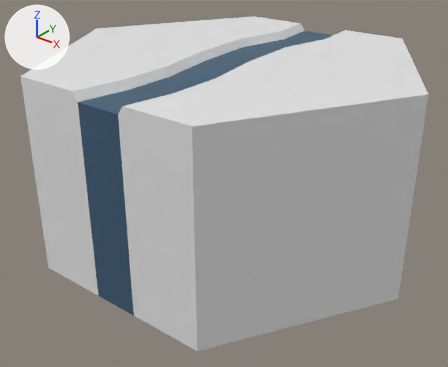
Two versions of the Blender file SourceAssets/Tiles/Hexagons0-3/Hexagon0-3.blend, one commit apart.
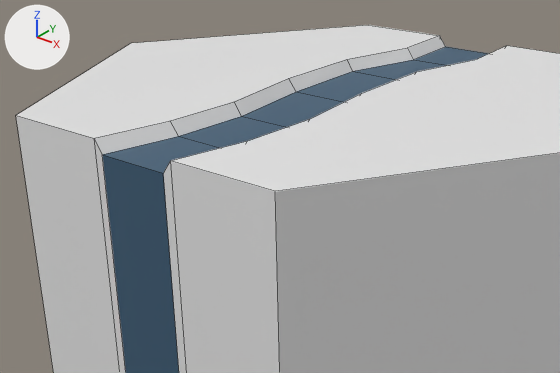
Old and new are each drawn whole from a camera (50 mm lens) standing at (9.3, -11.93, 3.83) and looking at (0.09, -0.43, -3.31) and again close up on the part from 2% to 85% of the width and 0% to 67% of the height. Every picture has the same lights, and +X, +Y and +Z are marked at upper left. The first two pictures are the older version. The close-ups show mesh edges as thin lines. The same objects are shown in both versions, whatever each file hides.

Objects in the first close-up: 'Hex2_1'.
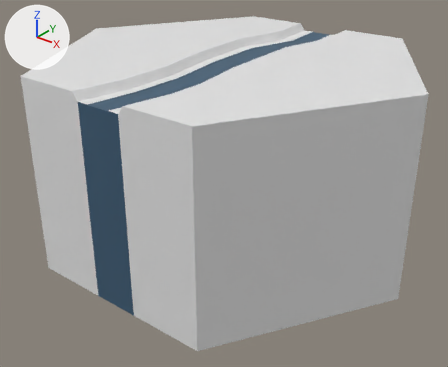
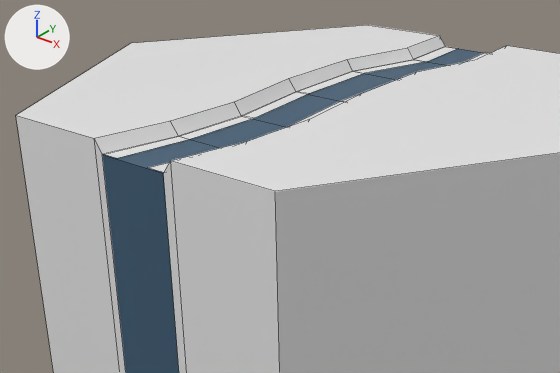
Where the newer file only moved an object's origin or applied its transform, the numbers keep the older frame.

Changed parts and their boxes [x1, y1, x2, y2] in the close-ups (560 x 373 px):
part 1 of me_cylinder_004, added: after [104, 46, 458, 158]
part 2 of me_cylinder_004, added: after [148, 52, 490, 172]

What the commit changed:
Material 'Waterlines' (mat_waterlines) is new.
Its base color is (0.8, 0.8, 0.8) (white #e7e7e7).
me_cylinder_004 is used by ob_hex2_1; location (0.0, 0.0, -2.5); rotation (0.0, 0.0, 1.571), in degrees (0, 0, 90).
me_cylinder_004 had 48 vertices, 34 faces and spanned x -4.33..4.33, y -5.0..5.0, z -2.5..2.5.
me_cylinder_004 now has 76 vertices, 46 faces and spans x -4.33..4.33, y -5.0..5.0, z -2.5..2.5.
me_cylinder_004 part 1: a new loose piece of 14 vertices spanning x -4.33..4.33, y 0.15..0.8, z 2.31, in mat_waterlines (white #e7e7e7).
me_cylinder_004 part 2: a new loose piece of 14 vertices spanning x -4.33..4.33, y -0.8..-0.16, z 2.31, in mat_waterlines (white #e7e7e7).
me_cylinder_004 gains material mat_waterlines (white #e7e7e7).
